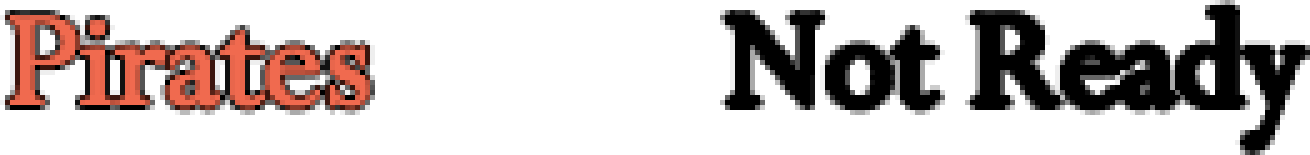
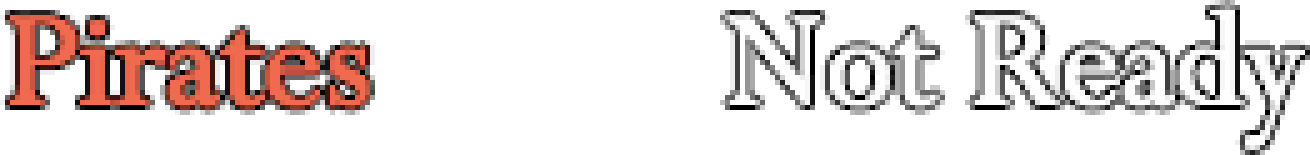
Revision of a layered 1310 x 155 image; what changed, layer by layer:
painted on "Pirates Not Ready" over [725, 5, 1305, 150]
